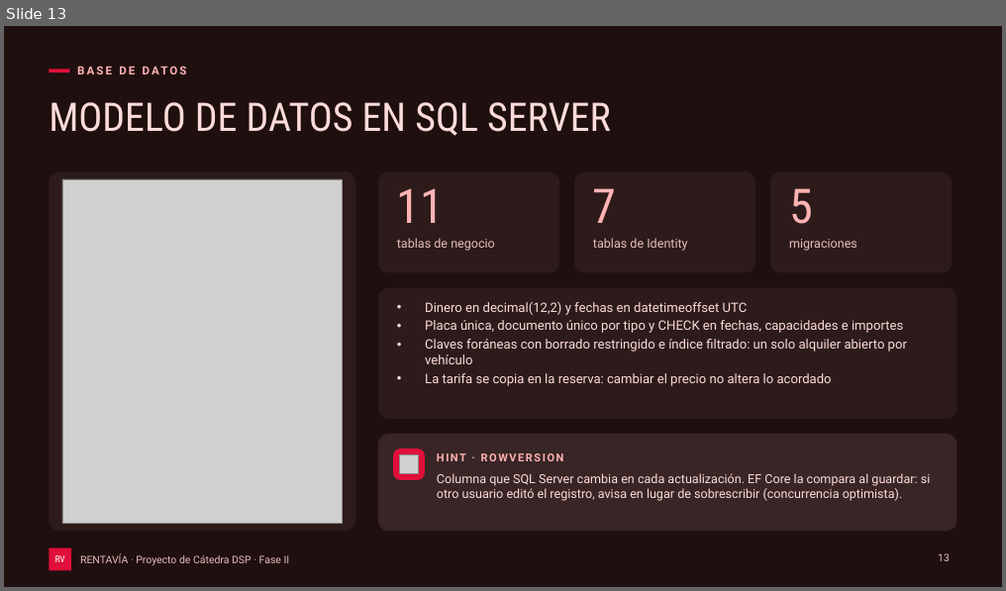
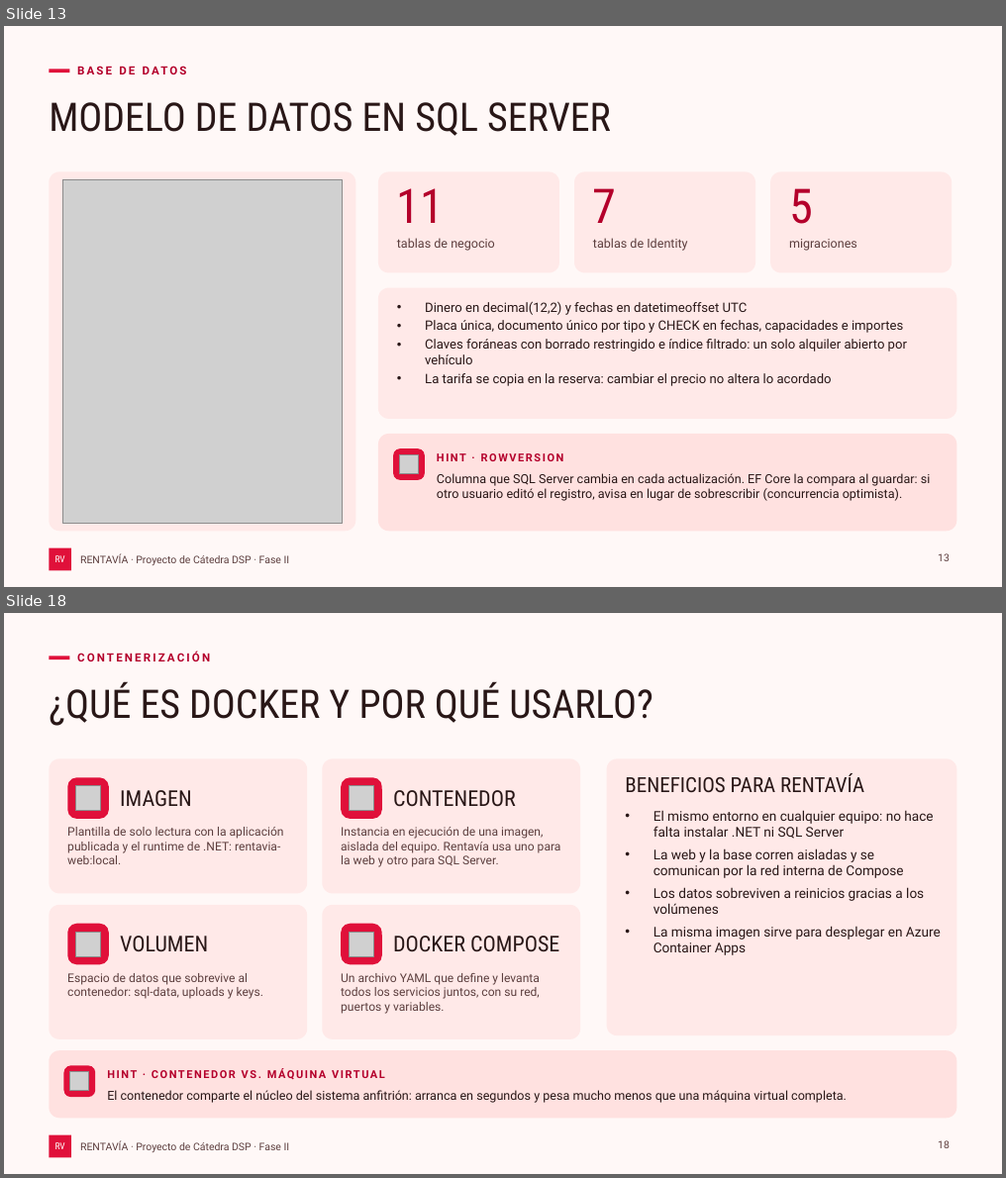
Before and after one commit to caleb-bvm/Rentavia, a slide deck: docs/fase-2/Rentavia-Presentacion.pptx. Shown one above the other, each under a label of ours: slide 13 before the commit, slides 13 and 18 after it; the slides between them are not shown. The pictures are 1006x591 and 1006x1178 pixels, drawn with LibreOffice and Linux fonts; fonts in the diff are those of the drawing; grey boxes stand for pictures. Boxes give left, top, right and bottom in pixels: in the first picture for what was removed or moved away, otherwise in the second. Text is boxed around its words. In the diff, an @@ line names an element or a change of style, - is before the commit and + after.

Commit message:
docs: presentación en modo claro y con Docker como sección propia
Usa el esquema claro de site.css y capturas de la interfaz en claro.
Docker pasa a ser la sección 06 con cuatro diapositivas: conceptos,
Dockerfile multietapa, servicios de Compose y ejecución con evidencia
de Docker Desktop.

```diff
--- a/docs/fase-2/Rentavia-Presentacion.pptx
+++ b/docs/fase-2/Rentavia-Presentacion.pptx
@@ slide 18 added at [4, 613, 1002, 1174], background #FFF8F7; not listed: 4 template elements that a slide beside it also shows @@
@@ text added at [77, 652, 210, 662], 11 pt, text #B4002B, bold @@
+CONTENERIZACIÓN
@@ title added at [49, 682, 653, 726], 38 pt, text #291717 @@
+¿QUÉ ES DOCKER Y POR QUÉ USARLO?
@@ rounded rectangle added at [49, 759, 307, 894], fill #FFE9E8 @@
@@ rounded rectangle added at [322, 759, 580, 894], fill #FFE9E8 @@
@@ rounded rectangle added at [607, 759, 957, 1036], fill #FFE9E8 @@
@@ rounded rectangle added at [67, 777, 109, 819], fill #E0103A @@
@@ picture added at [76, 786, 101, 811] @@
@@ text added at [120, 790, 192, 807], 21 pt, text #291717 @@
+IMAGEN
@@ rounded rectangle added at [341, 777, 382, 819], fill #E0103A @@
@@ picture added at [350, 786, 374, 811] @@
@@ text added at [393, 790, 516, 807], 21 pt, text #291717 @@
+CONTENEDOR
@@ text added at [625, 773, 864, 792], 20 pt, text #291717 @@
+BENEFICIOS PARA RENTAVÍA
@@ text added at [653, 810, 941, 956], 13 pt, text #291717 @@
+• El mismo entorno en cualquier equipo: no hace falta instalar .NET ni SQL Server
+• La web y la base corren aisladas y se comunican por la red interna de Compose
+• Los datos sobreviven a reinicios gracias a los volúmenes
+• La misma imagen sirve para desplegar en Azure Container Apps
@@ text added at [67, 827, 284, 864], 11.5 pt, text #5D3F3F @@
+Plantilla de solo lectura con la aplicación publicada y el runtime de .NET: rentavia-web:local.
@@ text added at [341, 827, 561, 867], 11.5 pt, text #5D3F3F @@
+Instancia en ejecución de una imagen, aislada del equipo. Rentavía usa uno para la web y otro para SQL Server.
@@ rounded rectangle added at [49, 905, 307, 1040], fill #FFE9E8 @@
@@ rounded rectangle added at [322, 905, 580, 1040], fill #FFE9E8 @@
@@ rounded rectangle added at [67, 924, 109, 964], fill #E0103A @@
@@ picture added at [76, 932, 101, 957] @@
@@ text added at [120, 936, 208, 953], 21 pt, text #291717 @@
+VOLUMEN
@@ rounded rectangle added at [341, 924, 382, 964], fill #E0103A @@
@@ picture added at [350, 932, 374, 957] @@
@@ text added at [393, 936, 559, 953], 21 pt, text #291717 @@
+DOCKER COMPOSE
@@ text added at [67, 973, 264, 999], 11.5 pt, text #5D3F3F @@
+Espacio de datos que sobrevive al contenedor: sql-data, uploads y keys.
@@ text added at [341, 973, 540, 1014], 11.5 pt, text #5D3F3F @@
+Un archivo YAML que define y levanta todos los servicios juntos, con su red, puertos y variables.
@@ rounded rectangle added at [49, 1051, 957, 1118], fill #FFE1E0 @@
@@ rounded rectangle added at [63, 1065, 95, 1097], fill #E0103A @@
@@ picture added at [70, 1072, 88, 1090] @@
@@ text added at [107, 1068, 385, 1079], 10.5 pt, text #B4002B, bold @@
+HINT · CONTENEDOR VS. MÁQUINA VIRTUAL
@@ text added at [107, 1090, 846, 1103], 12 pt, text #291717 @@
+El contenedor comparte el núcleo del sistema anfitrión: arranca en segundos y pesa mucho menos que una máquina virtual completa.
@@ page number added at [938, 1141, 949, 1149], 10 pt, text #5D3F3F @@
+18
@@ slide 13 changed as well @@
@@ background #1F0F0F to #FFF8F7 @@
@@ fill #2D1B1B to #FFE9E8 in 5 elements at [378, 172, 559, 274], [574, 172, 755, 274], [770, 172, 951, 274], [378, 288, 957, 419], [49, 172, 355, 531] @@
@@ rounded rectangle at [378, 434, 957, 531]: fill #392525 to #FFE1E0 @@
@@ text colour #FFB3B3 to #B4002B in 5 elements at [77, 59, 751, 83], [397, 188, 445, 223], [593, 188, 617, 223], [789, 188, 813, 224], [437, 454, 564, 462] @@
@@ text colour #FCDBDA to #291717 in 3 elements at [49, 102, 611, 136], [425, 301, 907, 386], [437, 473, 931, 501] @@
@@ text colour #E6BDBC to #5D3F3F in 5 elements at [397, 238, 495, 251], [593, 238, 687, 251], [789, 239, 857, 251], [938, 554, 949, 562], [80, 554, 290, 566] @@
```
Also in this commit, not shown: 24 other slides changed, 4 other slides added, 1 slide removed.
